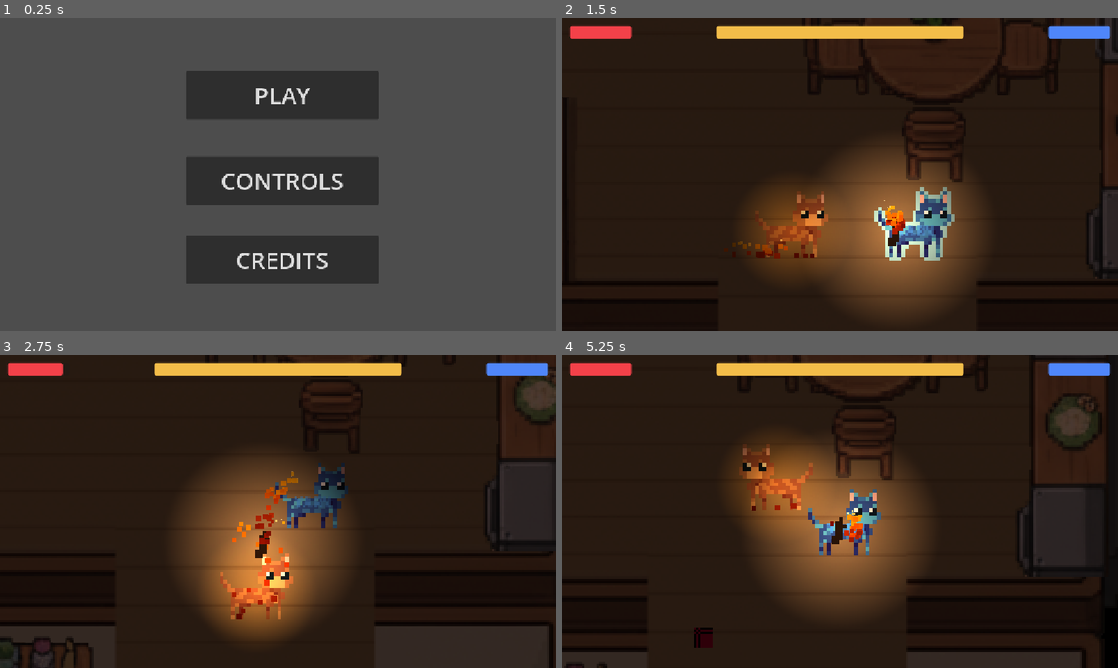
Above: before the commit, frames 1-4 (two rows, left to right).
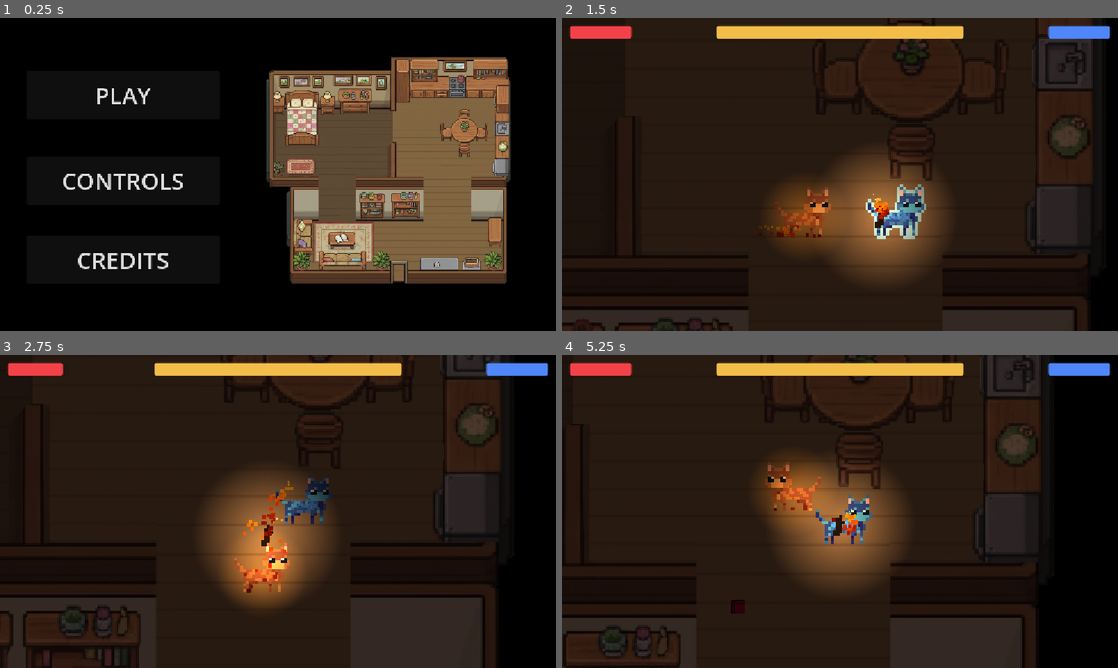
Above: after the commit, the same moments.

Repository: anqilique/GDGJam2-2025
Game: Godot game, scene res://Scenes/start_menu.tscn
Two runs of this game, one before a commit and one after it. Both use one fixed random seed, a clock stepped at 60 frames per second and the inputs below. The engine's default icon, where the game draws it, is replaced by a stand-in: a white triangle on a blue panel in a dark square.
Inputs (mouse positions are in pixels of both pictures, inside the frame that each line leads up to):
- Up to frame 1 (0.25 s): no input
- Up to frame 2 (1.5 s): click "PLAY" at 0.5 s; move the mouse to (962, 158) at 1.27 s; hold D (fire_cat_move_right) from 1.28 s (still down); click (962, 158) at 1.35 s
- Up to frame 3 (2.75 s): move the mouse to (166, 527) at 2.02 s; release D (fire_cat_move_right) at 2.03 s; hold S (fire_cat_move_down) from 2.03 s (still down); tap Space (yarn_cat_pass_torch) at 2.1 s
- Up to frame 4 (5.25 s): move the mouse to (895, 442) at 2.77 s; release S (fire_cat_move_down) at 2.78 s; hold D (fire_cat_move_right) 2.78-3.53 s; click (895, 442) at 2.85 s; move the mouse to (812, 574) at 3.52 s; hold W (fire_cat_move_up) 3.53-4.28 s; tap Space (yarn_cat_pass_torch) at 3.6, 5.1 s; move the mouse to (1006, 558) at 4.27 s; hold A (fire_cat_move_left) from 4.28 s (still down); click (1006, 558) at 4.35 s; move the mouse to (673, 464) at 5.02 s

The runs differ from the first frame. In frame 1, 98% of the frame differs, in the area x 0-100%, y 0-100%; in frame 2, 22%; in frame 3, 24%; in frame 4, 27%.

Commit message:
Minor Fixes

Diff:
--- a/Scenes/fire_cat.tscn
+++ b/Scenes/fire_cat.tscn
@@ -73,7 +73,7 @@
 [node name="CPUParticles2D" type="CPUParticles2D" parent="."]
 position = Vector2(0, 13)
 emitting = false
-amount = 18
+amount = 27
 lifetime = 0.2
 speed_scale = 0.3
 explosiveness = 0.1
--- a/Scenes/main.tscn
+++ b/Scenes/main.tscn
@@ -39,6 +39,6 @@
 [node name="Camera2D" parent="." instance=ExtResource("5_kry3j")]
 z_index = 2
 position = Vector2(164, -162)
-zoom = Vector2(4, 4)
+zoom = Vector2(3, 3)
 
 [connection signal="timeout" from="ShadowSpawnTimer" to="." method="_on_shadow_spawn_timer_timeout"]
--- a/Scenes/start_menu.tscn
+++ b/Scenes/start_menu.tscn
@@ -1,40 +1,159 @@
-[gd_scene load_steps=3 format=3 uid="uid://bqsmfx60181ns"]
+[gd_scene load_steps=8 format=3 uid="uid://bqsmfx60181ns"]
 
 [ext_resource type="Script" uid="uid://gdl6ng1wjx3u" path="res://Scripts/UI/StartMenu.gd" id="1_jgtwh"]
 [ext_resource type="Theme" uid="uid://dljqrqoj41xf7" path="res://Assets/Resources/theme.tres" id="1_juhg0"]
+[ext_resource type="Texture2D" uid="uid://ci24sbmfj03u7" path="res://Assets/Art/house.png" id="4_8u0lp"]
+[ext_resource type="Texture2D" uid="uid://b8t616ns614os" path="res://Assets/Art/furniture.png" id="5_i2i62"]
+
+[sub_resource type="Animation" id="Animation_a43kq"]
+resource_name = "float"
+length = 4.0
+loop_mode = 1
+tracks/0/type = "value"
+tracks/0/imported = false
+tracks/0/enabled = true
+tracks/0/path = NodePath("HouseSprites:position")
+tracks/0/interp = 1
+tracks/0/loop_wrap = true
+tracks/0/keys = {
+"times": PackedFloat32Array(0, 1, 3),
+"transitions": PackedFloat32Array(1, 1, 1),
+"update": 0,
+"values": [Vector2(0, 0), Vector2(0, -10), Vector2(0, 10)]
+}
+
+[sub_resource type="Animation" id="Animation_626he"]
+length = 0.001
+tracks/0/type = "value"
+tracks/0/imported = false
+tracks/0/enabled = true
+tracks/0/path = NodePath("HouseSprites:position")
+tracks/0/interp = 1
+tracks/0/loop_wrap = true
+tracks/0/keys = {
+"times": PackedFloat32Array(0),
+"transitions": PackedFloat32Array(1),
+"update": 0,
+"values": [Vector2(0, 0)]
+}
+
+[sub_resource type="AnimationLibrary" id="AnimationLibrary_8u0lp"]
+_data = {
+&"RESET": SubResource("Animation_626he"),
+&"float": SubResource("Animation_a43kq")
+}
 
 [node name="StartMenu" type="Control"]
 layout_mode = 3
 anchors_preset = 0
 script = ExtResource("1_jgtwh")
 
+[node name="DarkBackground" type="ColorRect" parent="."]
+z_index = -1
+layout_mode = 0
+offset_right = 1154.0
+offset_bottom = 653.0
+color = Color(0, 0, 0, 1)
+
+[node name="HouseSprites" type="Node2D" parent="."]
+
+[node name="House" type="Sprite2D" parent="HouseSprites"]
+modulate = Color(0.69965345, 0.69965345, 0.69965345, 1)
+z_index = -1
+position = Vector2(804.86163, 317)
+scale = Vector2(0.73494965, 0.73494965)
+texture = ExtResource("4_8u0lp")
+
+[node name="TopFurniture" type="Sprite2D" parent="HouseSprites"]
+z_index = -1
+position = Vector2(827.99994, 210)
+scale = Vector2(0.73494965, 0.73494965)
+texture = ExtResource("5_i2i62")
+region_enabled = true
+region_rect = Rect2(0, 52.39003, 819, 382.36017)
+
+[node name="BtmRFurniture" type="Sprite2D" parent="HouseSprites"]
+z_index = -1
+position = Vector2(957, 438.00003)
+scale = Vector2(0.73494965, 0.73494965)
+texture = ExtResource("5_i2i62")
+region_enabled = true
+region_rect = Rect2(460, 429, 285, 275)
+
+[node name="BtmMFurniture" type="Sprite2D" parent="HouseSprites"]
+z_index = -1
+position = Vector2(770, 391.00003)
+scale = Vector2(0.73494977, 0.73494977)
+texture = ExtResource("5_i2i62")
+region_enabled = true
+region_rect = Rect2(104, 438, 83, 96)
+
+[node name="BtmMFurniture2" type="Sprite2D" parent="HouseSprites"]
+z_index = -1
+position = Vector2(843.99994, 388.00003)
+scale = Vector2(0.73494965, 0.73494965)
+texture = ExtResource("5_i2i62")
+region_enabled = true
+region_rect = Rect2(297, 439, 97, 91)
+
+[node name="BtmLFurniture1" type="Sprite2D" parent="HouseSprites"]
+z_index = -1
+position = Vector2(707, 477)
+scale = Vector2(0.73494965, 0.73494965)
+texture = ExtResource("5_i2i62")
+region_enabled = true
+region_rect = Rect2(93, 538, 308, 163)
+
+[node name="WallMiddle" type="Sprite2D" parent="HouseSprites"]
+modulate = Color(0.69965345, 0.69965345, 0.69965345, 1)
+z_index = -1
+position = Vector2(804.86163, 344)
+scale = Vector2(0.73494965, 0.73494965)
+texture = ExtResource("4_8u0lp")
+region_enabled = true
+region_rect = Rect2(0, 409, 786, 39)
+
+[node name="WallTopLeft" type="Sprite2D" parent="HouseSprites"]
+modulate = Color(0.69965345, 0.69965345, 0.69965345, 1)
+z_index = -1
+position = Vector2(554, 230.99997)
+scale = Vector2(0.73494965, 0.73494965)
+texture = ExtResource("4_8u0lp")
+region_enabled = true
+region_rect = Rect2(35, 102, 35, 346)
+
 [node name="PlayButton" type="Button" parent="."]
 layout_mode = 0
-offset_left = 385.0
+offset_left = 55.0
 offset_top = 110.0
-offset_right = 785.0
+offset_right = 455.0
 offset_bottom = 210.0
 theme = ExtResource("1_juhg0")
 text = "PLAY"
 
 [node name="ControlsButton" type="Button" parent="."]
 layout_mode = 0
-offset_left = 385.0
+offset_left = 55.0
 offset_top = 287.0
-offset_right = 785.0
+offset_right = 455.0
 offset_bottom = 387.0
 theme = ExtResource("1_juhg0")
 text = "CONTROLS"
 
 [node name="CreditsButton" type="Button" parent="."]
 layout_mode = 0
-offset_left = 385.0
+offset_left = 55.0
 offset_top = 451.0
-offset_right = 785.0
+offset_right = 455.0
 offset_bottom = 551.0
 theme = ExtResource("1_juhg0")
 text = "CREDITS"
 
+[node name="AnimationPlayer" type="AnimationPlayer" parent="."]
+libraries = {
+&"": SubResource("AnimationLibrary_8u0lp")
+}
+
 [connection signal="pressed" from="PlayButton" to="." method="_on_play_button_pressed"]
 [connection signal="pressed" from="ControlsButton" to="." method="_on_controls_button_pressed"]
 [connection signal="pressed" from="CreditsButton" to="." method="_on_credits_button_pressed"]
--- a/Scripts/FireCat/FireCat.gd
+++ b/Scripts/FireCat/FireCat.gd
@@ -27,13 +27,15 @@
 	timer += delta
 	if timer >= tick_rate:
 		timer = 0
-		if Globals.torch_holder == "FireCat" and can_revive:
-			health_component.heal(1)
+		if Globals.torch_holder == "FireCat" and Globals.torch_flames > 0:
+			if can_revive:
+				health_component.heal(1)
 		else:
 			health_component.take_damage(1)
 
 	if Globals.fire_cat_health == 0:
-		$ReviveTimer.start()
+		if $ReviveTimer.is_inside_tree():
+			$ReviveTimer.start()
 
 
 func _on_revive_timer_timeout() -> void:
--- a/Scripts/UI/StartMenu.gd
+++ b/Scripts/UI/StartMenu.gd
@@ -3,7 +3,7 @@
 
 # Called when the node enters the scene tree for the first time.
 func _ready() -> void:
-	pass # Replace with function body.
+	$AnimationPlayer.play("float")
 
 
 # Called every frame. 'delta' is the elapsed time since the previous frame.
--- a/project.godot
+++ b/project.godot
@@ -91,3 +91,4 @@
 [rendering]
 
 textures/canvas_textures/default_texture_filter=0
+2d/snap/snap_2d_transforms_to_pixel=true
